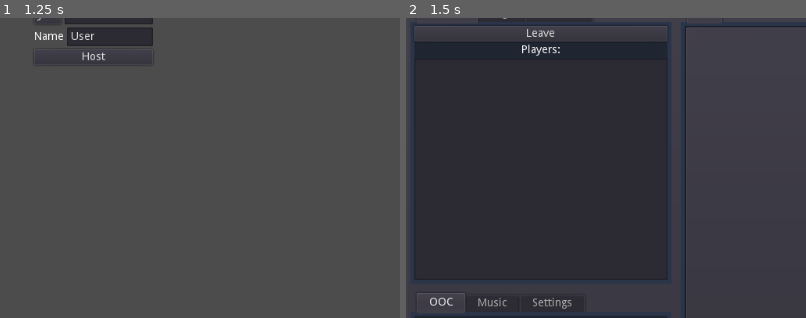
Above: before the commit, frames 1-2 (left to right).
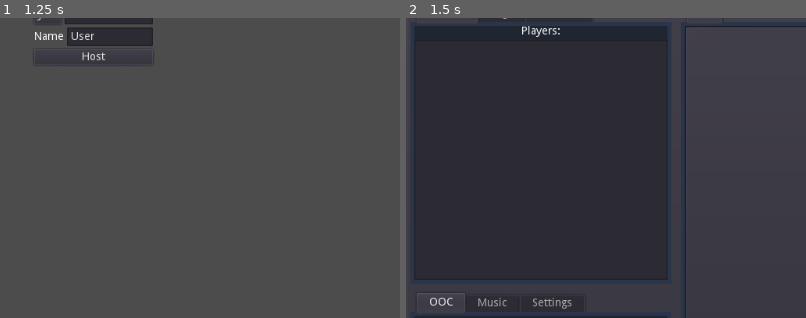
Above: after the commit, the same moments.

Repository: Crystalwarrior/GodotAO
Game: Godot game, scene res://MainMenu.tscn
Same seed, same stepped clock (60 frames per second), same inputs: the game is played once before the commit and once after it. The engine's default icon, where the game draws it, is replaced by a stand-in: a white triangle on a blue panel in a dark square. Sound files missing from this copy of the repository are replaced by a short silence.
Inputs:
- Up to frame 1 (1.25 s): tap Enter at 0.5 s
- Up to frame 2 (1.5 s): click "Host" at 1.25 s
The pictures show only the part of the screen within x 0-50%, y 6-56%; the shares and areas given below are measured in that part.

Frame 1 is identical in both runs. In frame 2, 3.3% of the frame differs, in the area x 2-66%, y 2-13%.
Error in both runs: Unable to iterate on object of type 'Nil'. (res://CharacterMenu.gd:9)

Commit message:
add local-to-background IC chat

Diff:
--- /dev/null
+++ b/Area.gd
@@ -0,0 +1,4 @@
+extends Node
+
+func _ready():
+	pass
--- a/ChatRoom.gd
+++ b/ChatRoom.gd
@@ -35,11 +35,18 @@
 
 remote func user_auth(id, name):
 	clients[id] = name
+	set_location(-1, 0)
 	if get_tree().is_network_server():
 		for client in clients:
 			rpc_id(client, "user_auth", id, name)
-	emit_signal("ooc_message", "[b]" + name + " joined the room[/b]")
+		rpc_id(id, "get_client_list", clients)
+#	emit_signal("ooc_message", "[b]" + name + " joined the room[/b]")
 	emit_signal("clients_changed", clients.values())
+
+remote func get_client_list(list):
+	if not get_tree().is_network_server():
+		clients = list
+		emit_signal("clients_changed", clients.values())
 
 func user_exited(id):
 	if clients.has(id):
@@ -75,18 +82,25 @@
 	var id = get_tree().get_network_unique_id()
 	if not get_tree().is_network_server():
 		rpc_id(1, "receive_ic_message", id, msg, color, characters.get_char(character_index)["name"],
-			 current_emote, backgrounds.get_bg(current_bg)["name"], current_pos, additive_text)
+			 current_emote, current_bg, current_pos, additive_text)
 	else:
 		receive_ic_message(1, msg, color, characters.get_char(character_index)["name"],
-			 current_emote, backgrounds.get_bg(current_bg)["name"], current_pos, additive_text)
+			 current_emote, current_bg, current_pos, additive_text)
 
-remote func receive_ic_message(id, msg, color, charname, emote_index, bg_name, pos_idx, additive):
+remote func receive_ic_message(id, msg, color, charname, emote_index, bg_idx, pos_idx, additive):
 	if get_tree().is_network_server():
 		#do various checks on the vars provided and adjust as needed
 		#example: don't send ic messages to people that aren't in the same location as the speaker
-#		id = get_tree().get_rpc_sender_id() #double-check so you can't pose as anyone if you look under the hood
-		for client in clients:
-			rpc_id(client, "receive_ic_message", id, msg, color, charname, emote_index, bg_name, pos_idx, additive)
+		if id != 1:
+			id = get_tree().get_rpc_sender_id() #double-check
+			bg_idx = 0
+			for i in backgrounds.list.size():
+				var bg = backgrounds.list[i]
+				if bg["clients"].has(id):
+					bg_idx = i
+					break
+		for client in backgrounds.get_bg(bg_idx)["clients"]:
+			rpc_id(client, "receive_ic_message", id, msg, color, charname, emote_index, bg_idx, pos_idx, additive)
 
 	var ooc_name = "Null"
 	if id != 1:
@@ -113,7 +127,7 @@
 	emit_signal("ic_name", showname)
 	emit_signal("ic_logs", "[b]%s (%s)[/b]: %s" % [showname, ooc_name, text_parser.parse_markup(msg)])
 
-	var pos = backgrounds.get_bg_pos(backgrounds.get_bg_index(bg_name), pos_idx)
+	var pos = backgrounds.get_bg_pos(bg_idx, pos_idx)
 	if pos:
 		emit_signal("ic_background", pos["file"])
 	else:
@@ -145,8 +159,23 @@
 func _on_Location_set_position(pos_idx):
 	current_pos = pos_idx
 
+remote func set_location(bg_from, bg_to):
+	if get_tree().is_network_server():
+		var id = get_tree().get_rpc_sender_id()
+		print(id)
+		if id != 1:
+			if bg_from != -1:
+				backgrounds.get_bg(bg_from)["clients"].erase(id)
+			if bg_to != -1:
+				backgrounds.get_bg(bg_to)["clients"].append(id)
+	else:
+		current_bg = bg_to
+
 func _on_Location_set_background(bg_idx):
-	current_bg = bg_idx
+	if not get_tree().is_network_server():
+		rpc_id(1, "set_location", current_bg, bg_idx)
+	else:
+		set_location(current_bg, bg_idx)
 
 func _on_Options_additive_text(toggle):
 	additive_text = toggle
--- a/ChatRoom.tscn
+++ b/ChatRoom.tscn
@@ -1,28 +1,29 @@
-[gd_scene load_steps=26 format=2]
+[gd_scene load_steps=27 format=2]
 
 [ext_resource path="res://ChatRoom.gd" type="Script" id=1]
-[ext_resource path="res://Music.gd" type="Script" id=2]
-[ext_resource path="res://CharacterMenu.gd" type="Script" id=3]
-[ext_resource path="res://MusicDisplay.gd" type="Script" id=4]
-[ext_resource path="res://ChatRoom.tres" type="StyleBox" id=5]
-[ext_resource path="res://Info.gd" type="Script" id=6]
-[ext_resource path="res://Players.gd" type="Script" id=7]
-[ext_resource path="res://Logs.gd" type="Script" id=8]
-[ext_resource path="res://fonts/courier new/bolditalics.tres" type="DynamicFont" id=9]
-[ext_resource path="res://fonts/courier new/italics.tres" type="DynamicFont" id=10]
-[ext_resource path="res://fonts/courier new/bold.tres" type="DynamicFont" id=11]
-[ext_resource path="res://fonts/courier new/normal.tres" type="DynamicFont" id=12]
-[ext_resource path="res://Location.gd" type="Script" id=13]
-[ext_resource path="res://OOC.gd" type="Script" id=14]
-[ext_resource path="res://Tree.gd" type="Script" id=15]
-[ext_resource path="res://URLBox.gd" type="Script" id=16]
-[ext_resource path="res://Settings.gd" type="Script" id=17]
-[ext_resource path="res://View.gd" type="Script" id=18]
-[ext_resource path="res://Say.gd" type="Script" id=19]
-[ext_resource path="res://res/sounds/blip-female.wav" type="AudioStream" id=20]
-[ext_resource path="res://Options.gd" type="Script" id=21]
-[ext_resource path="res://icon.png" type="Texture" id=22]
-[ext_resource path="res://Emotes.gd" type="Script" id=23]
+[ext_resource path="res://Area.gd" type="Script" id=2]
+[ext_resource path="res://Music.gd" type="Script" id=3]
+[ext_resource path="res://CharacterMenu.gd" type="Script" id=4]
+[ext_resource path="res://MusicDisplay.gd" type="Script" id=5]
+[ext_resource path="res://ChatRoom.tres" type="StyleBox" id=6]
+[ext_resource path="res://Info.gd" type="Script" id=7]
+[ext_resource path="res://Players.gd" type="Script" id=8]
+[ext_resource path="res://Logs.gd" type="Script" id=9]
+[ext_resource path="res://fonts/courier new/bolditalics.tres" type="DynamicFont" id=10]
+[ext_resource path="res://fonts/courier new/italics.tres" type="DynamicFont" id=11]
+[ext_resource path="res://fonts/courier new/bold.tres" type="DynamicFont" id=12]
+[ext_resource path="res://fonts/courier new/normal.tres" type="DynamicFont" id=13]
+[ext_resource path="res://Location.gd" type="Script" id=14]
+[ext_resource path="res://OOC.gd" type="Script" id=15]
+[ext_resource path="res://Tree.gd" type="Script" id=16]
+[ext_resource path="res://URLBox.gd" type="Script" id=17]
+[ext_resource path="res://Settings.gd" type="Script" id=18]
+[ext_resource path="res://View.gd" type="Script" id=19]
+[ext_resource path="res://Say.gd" type="Script" id=20]
+[ext_resource path="res://res/sounds/blip-female.wav" type="AudioStream" id=21]
+[ext_resource path="res://Options.gd" type="Script" id=22]
+[ext_resource path="res://icon.png" type="Texture" id=23]
+[ext_resource path="res://Emotes.gd" type="Script" id=24]
 
 [sub_resource type="StyleBoxFlat" id=1]
 bg_color = Color( 0.0196078, 0.101961, 0.176471, 0.588235 )
@@ -50,9 +51,12 @@
 "_edit_lock_": true
 }
 
+[node name="Area" type="Node" parent="."]
+script = ExtResource( 2 )
+
 [node name="Music" type="AudioStreamPlayer" parent="."]
 bus = "Music"
-script = ExtResource( 2 )
+script = ExtResource( 3 )
 
 [node name="PanelContainer" type="PanelContainer" parent="."]
 anchor_right = 1.0
@@ -134,34 +138,36 @@
 rect_min_size = Vector2( 230, 0 )
 size_flags_horizontal = 3
 size_flags_vertical = 3
-custom_styles/panel = ExtResource( 5 )
+custom_styles/panel = ExtResource( 6 )
 tab_align = 0
 drag_to_rearrange_enabled = true
-script = ExtResource( 6 )
+script = ExtResource( 7 )
 
 [node name="Players" type="VBoxContainer" parent="PanelContainer/MainWindow/MainView/Left/Info"]
-anchor_right = 1.0
-anchor_bottom = 1.0
-margin_left = 5.0
-margin_top = 29.0
-margin_right = -5.0
-margin_bottom = -5.0
-script = ExtResource( 7 )
+editor/display_folded = true
+visible = false
+anchor_right = 1.0
+anchor_bottom = 1.0
+margin_left = 5.0
+margin_top = 29.0
+margin_right = -5.0
+margin_bottom = -5.0
+script = ExtResource( 8 )
 
 [node name="LeaveButton" type="Button" parent="PanelContainer/MainWindow/MainView/Left/Info/Players"]
+visible = false
 margin_right = 324.0
 margin_bottom = 20.0
 text = "Leave"
 
 [node name="Label" type="Label" parent="PanelContainer/MainWindow/MainView/Left/Info/Players"]
-margin_top = 24.0
-margin_right = 324.0
-margin_bottom = 38.0
+margin_right = 324.0
+margin_bottom = 14.0
 text = "Players:"
 align = 1
 
 [node name="PlayerList" type="ItemList" parent="PanelContainer/MainWindow/MainView/Left/Info/Players"]
-margin_top = 42.0
+margin_top = 18.0
 margin_right = 324.0
 margin_bottom = 325.0
 size_flags_vertical = 3
@@ -194,17 +200,16 @@
 selection_enabled = true
 
 [node name="Location" type="VBoxContainer" parent="PanelContainer/MainWindow/MainView/Left/Info"]
-editor/display_folded = true
-visible = false
-anchor_right = 1.0
-anchor_bottom = 1.0
-margin_left = 5.0
-margin_top = 29.0
-margin_right = -5.0
-margin_bottom = -5.0
-script = ExtResource( 13 )
+anchor_right = 1.0
+anchor_bottom = 1.0
+margin_left = 5.0
+margin_top = 29.0
+margin_right = -5.0
+margin_bottom = -5.0
+script = ExtResource( 14 )
 
 [node name="BackgroundBox" type="HBoxContainer" parent="PanelContainer/MainWindow/MainView/Left/Info/Location"]
+editor/display_folded = true
 margin_right = 324.0
 margin_bottom = 20.0
 
@@ -223,6 +228,7 @@
 clip_text = true
 
 [node name="PositionBox" type="HBoxContainer" parent="PanelContainer/MainWindow/MainView/Left/Info/Location"]
+editor/display_folded = true
 margin_top = 24.0
 margin_right = 324.0
 margin_bottom = 44.0
@@ -241,6 +247,27 @@
 text = "Haha look at my panty"
 clip_text = true
 
+[node name="Players2" type="VBoxContainer" parent="PanelContainer/MainWindow/MainView/Left/Info/Location"]
+margin_top = 48.0
+margin_right = 324.0
+margin_bottom = 325.0
+size_flags_vertical = 3
+script = ExtResource( 8 )
+
+[node name="Label" type="Label" parent="PanelContainer/MainWindow/MainView/Left/Info/Location/Players2"]
+margin_right = 324.0
+margin_bottom = 14.0
+text = "People present in area:"
+align = 1
+
+[node name="PlayerList" type="ItemList" parent="PanelContainer/MainWindow/MainView/Left/Info/Location/Players2"]
+margin_top = 18.0
+margin_right = 324.0
+margin_bottom = 277.0
+size_flags_vertical = 3
+items = [ "oops i didn't get around to coding this yet", null, false ]
+auto_height = true
+
 [node name="Info2" type="TabContainer" parent="PanelContainer/MainWindow/MainView/Left"]
 margin_top = 371.0
 margin_right = 334.0
--- a/src/globals/backgrounds.gd
+++ b/src/globals/backgrounds.gd
@@ -45,6 +45,14 @@
 		return null
 	return bg["positions"][pos_idx]
 
+func get_client_in_bg(bg_idx: int, client: int):
+	if list.empty() or bg_idx > list.size():
+		return null
+	var bg = get_bg(bg_idx)
+	if not bg:
+		return null
+	return bg["clients"].find(client)
+
 func load_backgrounds(path):
 	list.clear()
 	var dir = Directory.new()
@@ -58,7 +66,7 @@
 				print("Found background: " + file_name)
 				var data = get_positions(file_path)
 				if data:
-					list.append({"name": file_name, "positions": data})
+					list.append({"name": file_name, "positions": data, "clients": []})
 #			else:
 #				print("Found file: " + file_name)
 			file_name = dir.get_next()
Not shown: 16 places in ChatRoom.tscn that only renumber resources
